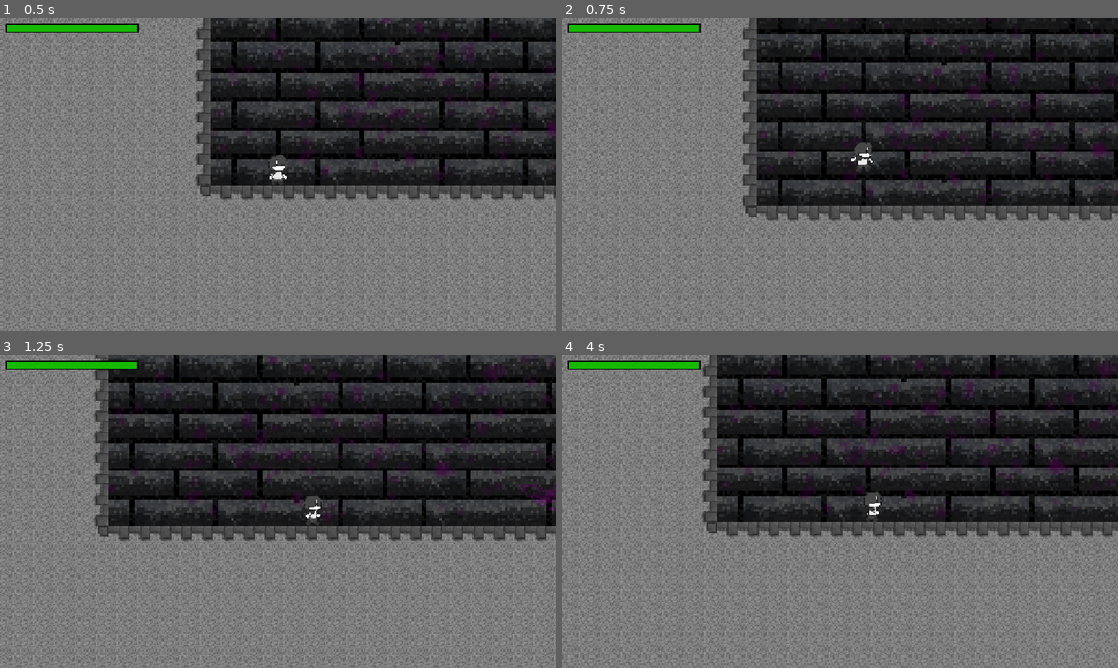
Above: before the commit, frames 1-4 (two rows, left to right).
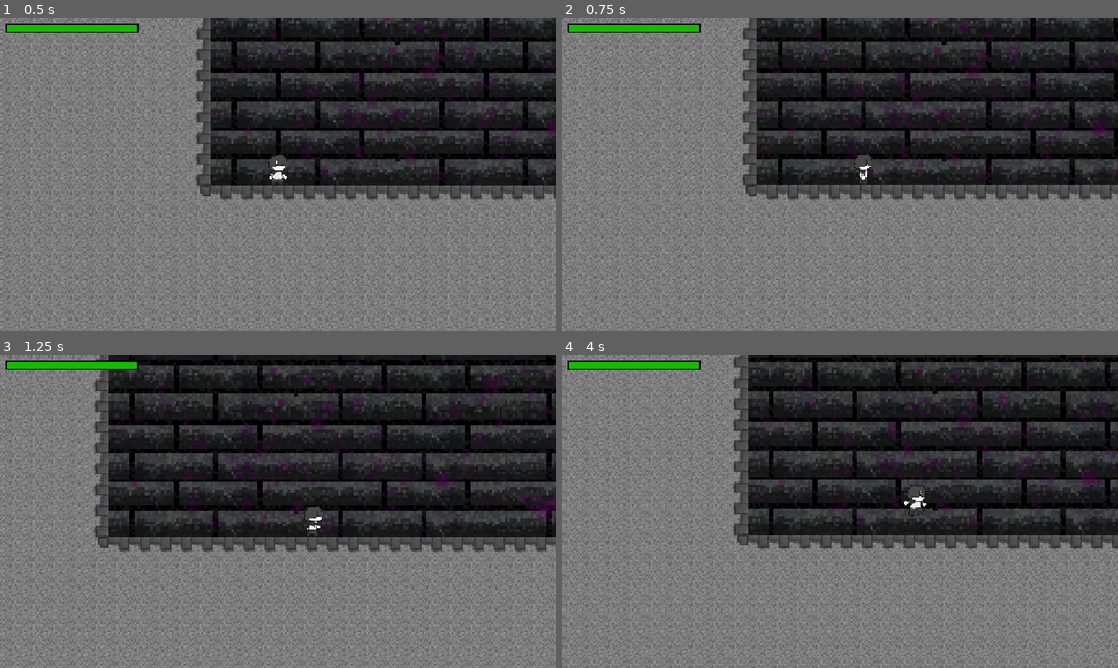
Above: after the commit, the same moments.

Repository: Yuuh15/Jogo_metroidvania_tcc
Game: Godot game, scene res://levels/lvl_1.tscn
Two runs of this game, one before a commit and one after it. Both use one fixed random seed, a clock stepped at 60 frames per second and the inputs below. This scene is started directly instead of the project's main scene.
Inputs (mouse positions are in pixels of both pictures, inside the frame that each line leads up to):
- Up to frame 1 (0.5 s): no input
- Up to frame 2 (0.75 s): tap Enter (jump, bound only before the commit) at 0.5 s; move the mouse to (962, 158) at 0.52 s; hold D (move_right) from 0.53 s (still down); tap L (time_warp) at 0.6 s; click (962, 158) at 0.67 s
- Up to frame 3 (1.25 s): keep holding D (move_right); tap Space (jump, bound only after the commit) at 0.77, 1.07 s; tap K (use_power) at 0.8 s
- Up to frame 4 (4 s): release D (move_right) at 1.25 s; drag from (728, 527) to (812, 574) at 1.27 s; move the mouse to (895, 442) at 2.02 s; hold A (move_left) 2.03-2.75 s; hold Space (jump, bound only after the commit) 2.03-2.75 s; tap Enter (jump, bound only before the commit) at 2.3 s; drag from (812, 574) to (673, 464) at 2.77 s; move the mouse to (1006, 558) at 3.52 s; hold D (move_right) from 3.53 s (still down); tap Home (DEV_TOOL, bound only after the commit) at 3.6 s; tap Space (jump, bound only after the commit) at 3.77 s; tap K (use_power) at 3.8 s

Frame 1 is identical in both runs. In frame 2, 26% of the frame differs, in the area x 0-100%, y 0-97%; in frame 3, 47%; in frame 4, 49%, in the area x 0-100%, y 0-100%.

Commit message:
Pasta de save alterada

Diff:
--- a/metroidvania_com_psicologia/gui/menu/scripts/input_settings.gd
+++ b/metroidvania_com_psicologia/gui/menu/scripts/input_settings.gd
@@ -10,13 +10,7 @@
 var config = ConfigFile.new()
 
 # Lista de ações personalizadas com nomes amigáveis
-var input_actions = {
-	"jump": "Pular",
-	"move_left": "Esquerda",
-	"move_right": "Direita",
-	"use_power": "Poderes",
-	"time_warp": "Distorção temporal"
-}
+var input_actions = GameManager.getInputActions()
 
 func _ready() -> void:
 	_create_action_list()
@@ -82,7 +76,7 @@
 		var events = InputMap.action_get_events(action)
 		config.set_value("inputs", action, events)
 
-	config.save("res://saveTest/inputs.cfg")
+	config.save("user://inputs.cfg")
 	print("Salvo")
 
 func _on_back_pressed() -> void:
--- a/metroidvania_com_psicologia/player/player.gd
+++ b/metroidvania_com_psicologia/player/player.gd
@@ -266,11 +266,11 @@
 
 func save():
 	#config.set_value("player", "pos", position)
-	#config.save("res://saveTest/player.cfg")
+	#config.save("user://player.cfg")
 	#print("Posição do jogador salva")
 	pass
 
 func loadSave():
-	if config.load("res://saveTest/player.cfg") == OK:
+	if config.load("user://player.cfg") == OK:
 		position = config.get_value("player", "pos")
 		print("Posição do jogador carregada")
--- a/metroidvania_com_psicologia/saveTest/inputs.cfg
+++ /dev/null
@@ -1,21 +0,0 @@
-[inputs]
-
-jump=Array[InputEvent]([Object(InputEventKey,"resource_local_to_scene":false,"resource_name":"","device":-1,"window_id":0,"alt_pressed":false,"shift_pressed":false,"ctrl_pressed":false,"meta_pressed":false,"pressed":false,"keycode":0,"physical_keycode":32,"key_label":0,"unicode":32,"location":0,"echo":false,"script":null)
-, Object(InputEventKey,"resource_local_to_scene":false,"resource_name":"","device":-1,"window_id":0,"alt_pressed":false,"shift_pressed":false,"ctrl_pressed":false,"meta_pressed":false,"pressed":false,"keycode":0,"physical_keycode":87,"key_label":0,"unicode":119,"location":0,"echo":false,"script":null)
-, Object(InputEventKey,"resource_local_to_scene":false,"resource_name":"","device":-1,"window_id":0,"alt_pressed":false,"shift_pressed":false,"ctrl_pressed":false,"meta_pressed":false,"pressed":false,"keycode":0,"physical_keycode":4194320,"key_label":0,"unicode":0,"location":0,"echo":false,"script":null)
-, Object(InputEventJoypadButton,"resource_local_to_scene":false,"resource_name":"","device":-1,"button_index":0,"pressure":0.0,"pressed":true,"script":null)
-])
-move_left=Array[InputEvent]([Object(InputEventKey,"resource_local_to_scene":false,"resource_name":"","device":-1,"window_id":0,"alt_pressed":false,"shift_pressed":false,"ctrl_pressed":false,"meta_pressed":false,"pressed":false,"keycode":0,"physical_keycode":65,"key_label":0,"unicode":97,"location":0,"echo":false,"script":null)
-, Object(InputEventKey,"resource_local_to_scene":false,"resource_name":"","device":-1,"window_id":0,"alt_pressed":false,"shift_pressed":false,"ctrl_pressed":false,"meta_pressed":false,"pressed":false,"keycode":0,"physical_keycode":4194319,"key_label":0,"unicode":0,"location":0,"echo":false,"script":null)
-, Object(InputEventJoypadMotion,"resource_local_to_scene":false,"resource_name":"","device":-1,"axis":0,"axis_value":-1.0,"script":null)
-])
-move_right=Array[InputEvent]([Object(InputEventKey,"resource_local_to_scene":false,"resource_name":"","device":-1,"window_id":0,"alt_pressed":false,"shift_pressed":false,"ctrl_pressed":false,"meta_pressed":false,"pressed":false,"keycode":0,"physical_keycode":68,"key_label":0,"unicode":100,"location":0,"echo":false,"script":null)
-, Object(InputEventKey,"resource_local_to_scene":false,"resource_name":"","device":-1,"window_id":0,"alt_pressed":false,"shift_pressed":false,"ctrl_pressed":false,"meta_pressed":false,"pressed":false,"keycode":0,"physical_keycode":4194321,"key_label":0,"unicode":0,"location":0,"echo":false,"script":null)
-, Object(InputEventJoypadMotion,"resource_local_to_scene":false,"resource_name":"","device":-1,"axis":0,"axis_value":1.0,"script":null)
-])
-use_power=Array[InputEvent]([Object(InputEventKey,"resource_local_to_scene":false,"resource_name":"","device":-1,"window_id":0,"alt_pressed":false,"shift_pressed":false,"ctrl_pressed":false,"meta_pressed":false,"pressed":false,"keycode":0,"physical_keycode":75,"key_label":0,"unicode":107,"location":0,"echo":false,"script":null)
-, Object(InputEventJoypadButton,"resource_local_to_scene":false,"resource_name":"","device":-1,"button_index":1,"pressure":0.0,"pressed":true,"script":null)
-])
-time_warp=Array[InputEvent]([Object(InputEventKey,"resource_local_to_scene":false,"resource_name":"","device":-1,"window_id":0,"alt_pressed":false,"shift_pressed":false,"ctrl_pressed":false,"meta_pressed":false,"pressed":false,"keycode":0,"physical_keycode":76,"key_label":0,"unicode":108,"location":0,"echo":false,"script":null)
-, Object(InputEventJoypadMotion,"resource_local_to_scene":false,"resource_name":"","device":-1,"axis":4,"axis_value":1.0,"script":null)
-])
--- a/metroidvania_com_psicologia/saveTest/player.cfg
+++ /dev/null
@@ -1,3 +0,0 @@
-[player]
-
-pos=Vector2(1441.54, -483.054)
--- a/metroidvania_com_psicologia/scripts/gameManager.gd
+++ b/metroidvania_com_psicologia/scripts/gameManager.gd
@@ -1,18 +1,27 @@
 extends Node
 
 func _ready() -> void:
+	var actions = getInputActions()
 	# Carrega as keyBinds salvas
 	var config = ConfigFile.new()
-	var actions = InputMap.get_actions()
-	if config.load("res://saveTest/inputs.cfg") == OK:
+	#var actions = InputMap.get_actions()
+	if config.load("user://inputs.cfg") == OK:
 		for action in actions:
 			InputMap.action_erase_events(action)
-			var event = config.get_value("inputs", action)
-			if event is Array:
-				for key in event:
-					InputMap.action_add_event(action, key)
-			else:
-				InputMap.action_add_event(action, event)
+			var events = config.get_value("inputs", action)
+			for key in events:
+				InputMap.action_add_event(action, key)
+
 		print("Inputs carregados")
 	else:
 		print("Nenhum save de inputs encontrado")
+
+
+static func getInputActions() -> Dictionary[String, String]:
+	return {
+		"jump": "Pular",
+		"move_left": "Esquerda",
+		"move_right": "Direita",
+		"use_power": "Poderes",
+		"time_warp": "Distorção temporal"
+	}
